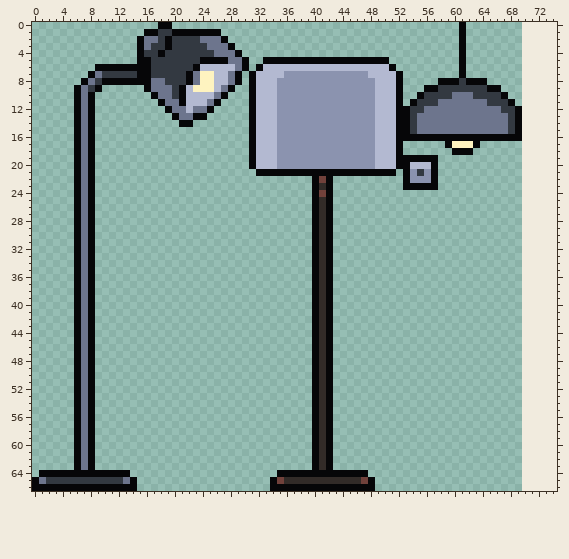
One commit to this pixel-art file: Assets/Electric Device/Lamps/Lamps.aseprite. The picture above is the old version.
70x67 pixels, 1 frame. The old version is drawn lined up with the new one, on the new canvas.
New version:
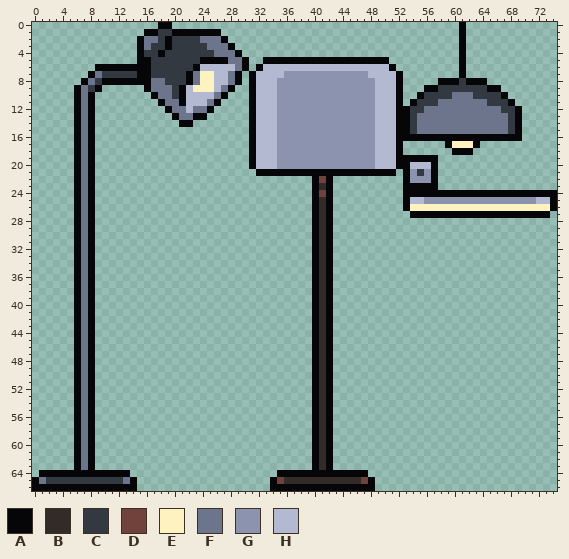
Palette (. is transparent): A #060608  B #322b28  C #333941  D #71413b  E #fef3c0  F #6d758d  G #8b93af  H #b3b9d1
Commit: Change lamp with motion sensor sprite
Diff:
canvas 70x67 -> 75x67
y 24: x 53..74 ...................... -> AAAAAAAAAAAAAAAAAAAAAA
y 25: x 53..74 ...................... -> AHHGGGGGGGGGGGGGGGGHHA
y 26: x 53..74 ...................... -> AEEEEEEEEEEEEEEEEEEEEA
y 27: x 54..73 .................... -> AAAAAAAAAAAAAAAAAAAA
